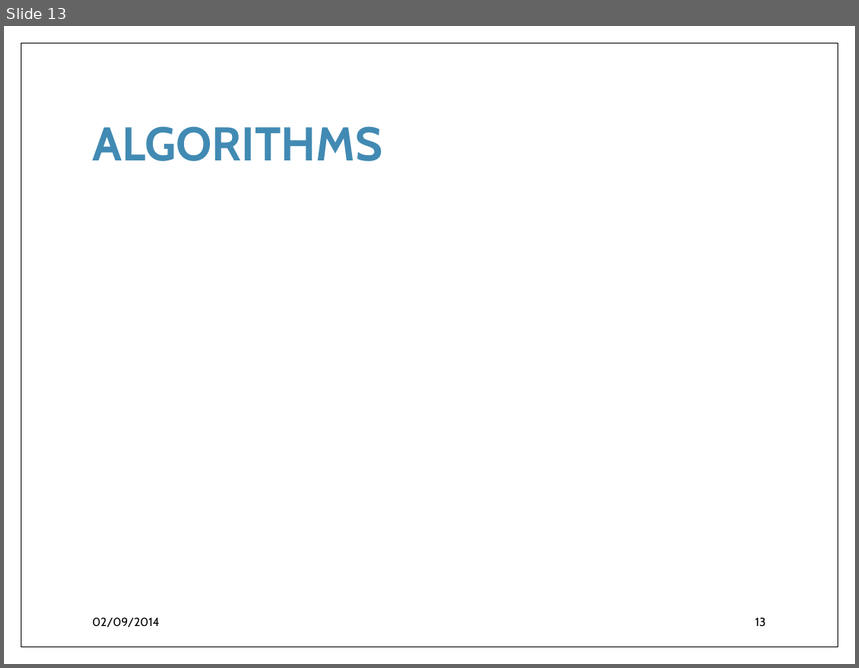
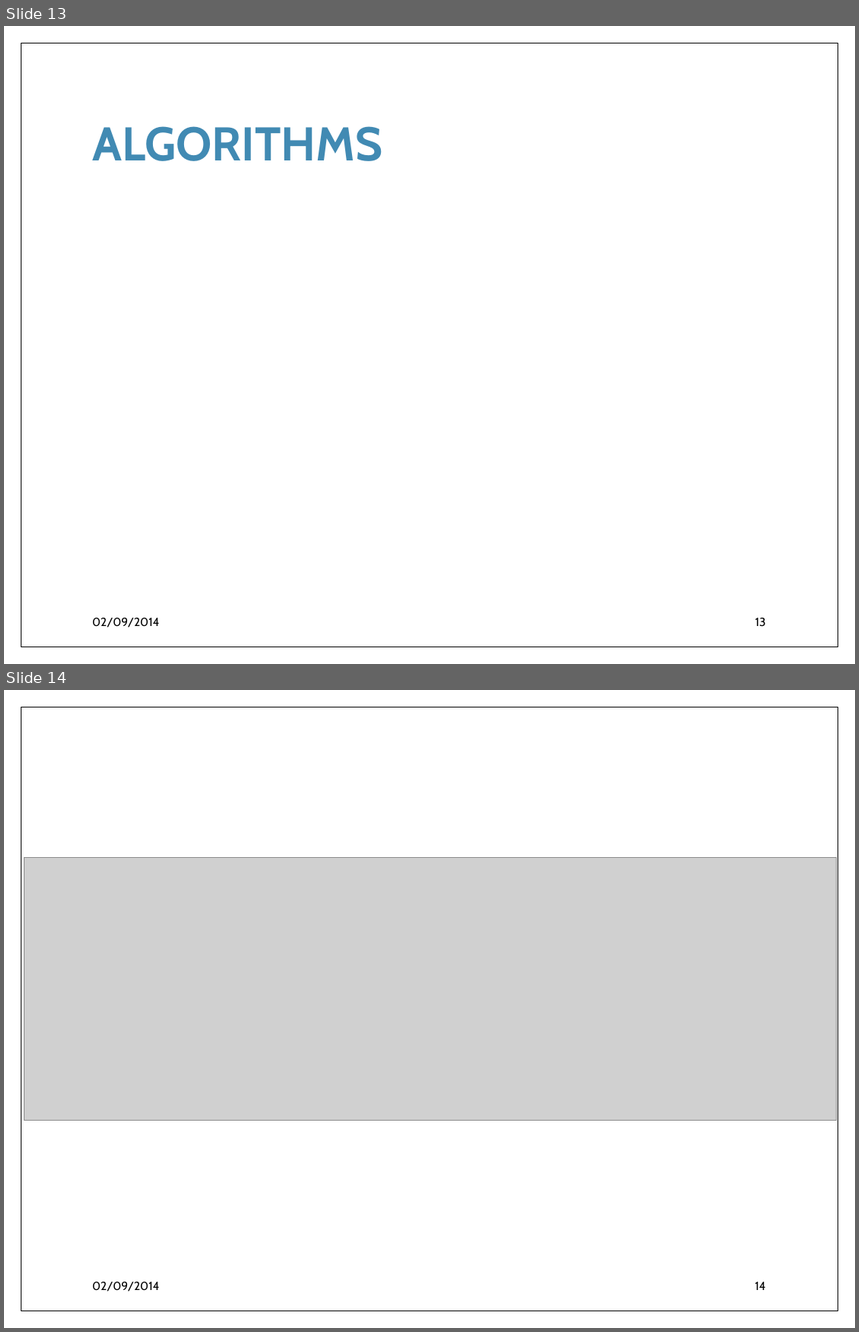
Before and after one commit to Princessgladys/hospital-finder, a slide deck: Hospital Finder.pptx. Shown one above the other, each under a label of ours: slide 13 before the commit, slides 13 and 14 after it. The pictures are 859x668 and 859x1332 pixels, drawn with LibreOffice and Linux fonts; fonts in the diff are those of the drawing; grey boxes stand for pictures; background and template pictures are left out. Boxes give left, top, right and bottom in pixels: in the first picture for what was removed or moved away, otherwise in the second. Text is boxed around its words. In the diff, an @@ line names an element or a change of style, - is before the commit and + after.

Commit message:
Update presentation slide

```diff
--- a/Hospital Finder.pptx
+++ b/Hospital Finder.pptx
@@ slide 14 added at bbox=[4, 690, 855, 1328], background #FFFFFF; not listed: 1 template element that a slide beside it also shows @@
@@ picture added at bbox=[25, 858, 836, 1121] @@
@@ text added at bbox=[92, 1282, 159, 1292], 10 pt, text #000000 @@
+02/09/2014
@@ page number added at bbox=[755, 1282, 766, 1290], 10 pt, text #000000 @@
+14
```
